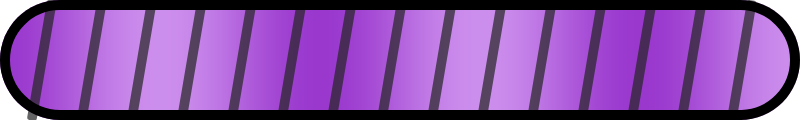
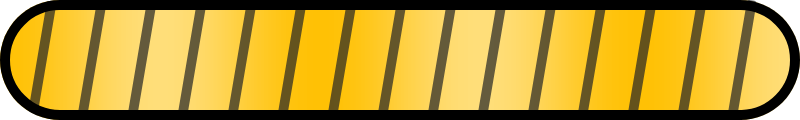
The second 800 × 120 image is a revision of the first. Changes to its layers:
pixels changed over (x1=0, y1=0, x2=800, y2=120) (layer not identified)
